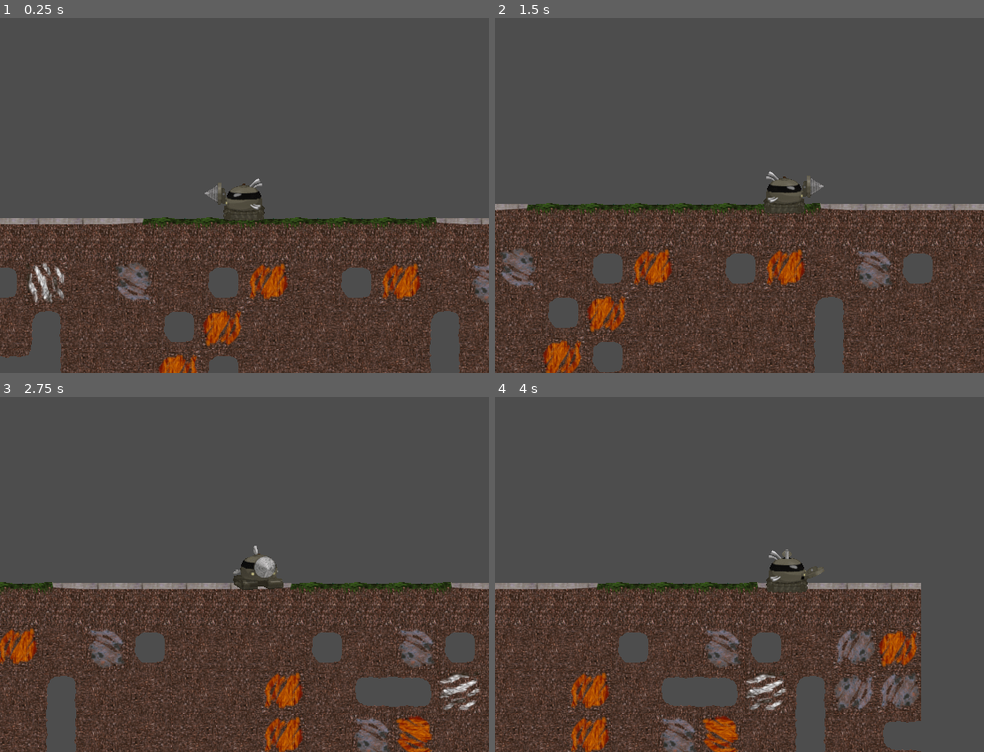
Above: before the commit, frames 1-4 (two rows, left to right).
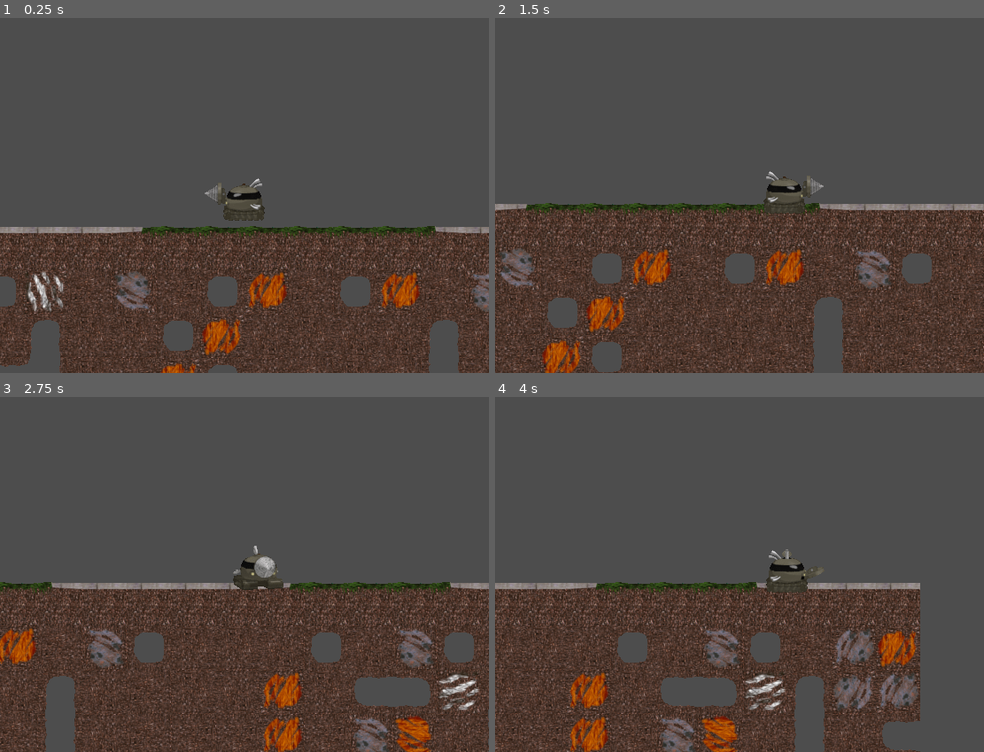
Above: after the commit, the same moments.

Repository: Luc-Reinders/Motherload-Definitive-Edition
Game: Godot game, scene res://scenes/flash motherload.tscn
Same seed, same stepped clock (60 frames per second), same inputs: the game is played once before the commit and once after it.
Inputs:
- Up to frame 1 (0.25 s): no input
- Up to frame 2 (1.5 s): hold D (move_right) from 0.53 s (still down); tap W (move_up) at 0.77 s
- Up to frame 3 (2.75 s): tap W (move_up) at 1.52 s; release D (move_right) at 2.03 s; hold A (move_left) from 2.03 s (still down)
- Up to frame 4 (4 s): release A (move_left) at 2.78 s; hold D (move_right) from 2.78 s (still down); tap W (move_up) at 3.02, 3.77 s

The runs differ from the first frame. In frame 1, 16% of the frame differs, in the area x 0-100%, y 56-100%; in frame 2, 7.2%; in frame 3, 7.3%; in frame 4, 6.5%.

Commit message:
Added collectable- and pod component classes

Diff:
--- a/scenes/flash motherload.tscn
+++ b/scenes/flash motherload.tscn
@@ -16,4 +16,4 @@
 script = ExtResource("3_4i2ti")
 
 [node name="Player" parent="." unique_id=25987061 instance=ExtResource("4_mfdnj")]
-position = Vector2(-1, -28)
+position = Vector2(0, -38)
--- a/scenes/player.tscn
+++ b/scenes/player.tscn
@@ -729,64 +729,84 @@
 script = ExtResource("3_qhqgy")
 initial_state = NodePath("Idle")
 
-[node name="Idle" type="Node" parent="State Machine" unique_id=98115100]
+[node name="Idle" type="Node" parent="State Machine" unique_id=98115100 node_paths=PackedStringArray("animated_sprite")]
 script = ExtResource("4_dqkch")
+animated_sprite = NodePath("../../AnimatedSprite")
 metadata/_custom_type_script = "uid://ljoqflgiu2ep"
 
-[node name="Move" type="Node" parent="State Machine" unique_id=475364052]
+[node name="Move" type="Node" parent="State Machine" unique_id=475364052 node_paths=PackedStringArray("animated_sprite", "player")]
 script = ExtResource("5_qlg0r")
+animated_sprite = NodePath("../../AnimatedSprite")
+player = NodePath("../..")
 metadata/_custom_type_script = "uid://jcy3vsg5ofdi"
 
-[node name="Flight" type="Node" parent="State Machine" unique_id=197385124]
+[node name="Flight" type="Node" parent="State Machine" unique_id=197385124 node_paths=PackedStringArray("player", "animated_sprite")]
 script = ExtResource("6_tuyoq")
+player = NodePath("../..")
+animated_sprite = NodePath("../../AnimatedSprite")
 metadata/_custom_type_script = "uid://l7h2c6evy4tw"
 
-[node name="TurnGround" type="Node" parent="State Machine" unique_id=1714789884]
+[node name="TurnGround" type="Node" parent="State Machine" unique_id=1714789884 node_paths=PackedStringArray("animated_sprite")]
 script = ExtResource("7_fjrip")
+animated_sprite = NodePath("../../AnimatedSprite")
 metadata/_custom_type_script = "uid://b7xsjy0jicfb4"
 
-[node name="TurnFlight" type="Node" parent="State Machine" unique_id=1750959808]
+[node name="TurnFlight" type="Node" parent="State Machine" unique_id=1750959808 node_paths=PackedStringArray("animated_sprite")]
 script = ExtResource("8_smehm")
+animated_sprite = NodePath("../../AnimatedSprite")
 metadata/_custom_type_script = "uid://cwqnlyw6g1wul"
 
-[node name="ExtendPropellerSideDrill" type="Node" parent="State Machine" unique_id=291786556]
+[node name="ExtendPropellerSideDrill" type="Node" parent="State Machine" unique_id=291786556 node_paths=PackedStringArray("animated_sprite")]
 script = ExtResource("9_ur7pv")
+animated_sprite = NodePath("../../AnimatedSprite")
 metadata/_custom_type_script = "uid://db2spkowjmd28"
 
-[node name="ExtendPropellerBottomDrill" type="Node" parent="State Machine" unique_id=1030469369]
+[node name="ExtendPropellerBottomDrill" type="Node" parent="State Machine" unique_id=1030469369 node_paths=PackedStringArray("animated_sprite")]
 script = ExtResource("10_a8ls1")
+animated_sprite = NodePath("../../AnimatedSprite")
 metadata/_custom_type_script = "uid://cg4w2q7gwyjkw"
 
-[node name="RetractPropellerBottomDrill" type="Node" parent="State Machine" unique_id=1656981421]
+[node name="RetractPropellerBottomDrill" type="Node" parent="State Machine" unique_id=1656981421 node_paths=PackedStringArray("animated_sprite")]
 script = ExtResource("11_fulsm")
+animated_sprite = NodePath("../../AnimatedSprite")
 metadata/_custom_type_script = "uid://croe55j57d1dk"
 
-[node name="RetractPropellerSideDrill" type="Node" parent="State Machine" unique_id=1346264747]
+[node name="RetractPropellerSideDrill" type="Node" parent="State Machine" unique_id=1346264747 node_paths=PackedStringArray("animated_sprite")]
 script = ExtResource("12_4r5pv")
+animated_sprite = NodePath("../../AnimatedSprite")
 metadata/_custom_type_script = "uid://bwi5ofc026ba2"
 
-[node name="RetractSideDrill" type="Node" parent="State Machine" unique_id=1022947321]
+[node name="RetractSideDrill" type="Node" parent="State Machine" unique_id=1022947321 node_paths=PackedStringArray("animated_sprite", "player")]
 script = ExtResource("10_y4r1p")
+animated_sprite = NodePath("../../AnimatedSprite")
+player = NodePath("../..")
 metadata/_custom_type_script = "uid://bwyqgpwklxc3y"
 
-[node name="RetractBottomDrill" type="Node" parent="State Machine" unique_id=710043150]
+[node name="RetractBottomDrill" type="Node" parent="State Machine" unique_id=710043150 node_paths=PackedStringArray("animated_sprite")]
 script = ExtResource("11_d2wvv")
+animated_sprite = NodePath("../../AnimatedSprite")
 metadata/_custom_type_script = "uid://bj8r36uwv33ja"
 
-[node name="ExtendSideDrill" type="Node" parent="State Machine" unique_id=1198767032]
+[node name="ExtendSideDrill" type="Node" parent="State Machine" unique_id=1198767032 node_paths=PackedStringArray("animated_sprite")]
 script = ExtResource("13_oprun")
+animated_sprite = NodePath("../../AnimatedSprite")
 metadata/_custom_type_script = "uid://8fy2gffcfkrk"
 
-[node name="ExtendBottomDrill" type="Node" parent="State Machine" unique_id=1220652867]
+[node name="ExtendBottomDrill" type="Node" parent="State Machine" unique_id=1220652867 node_paths=PackedStringArray("animated_sprite")]
 script = ExtResource("12_f1ej7")
+animated_sprite = NodePath("../../AnimatedSprite")
 metadata/_custom_type_script = "uid://df3eqj7as3spd"
 
-[node name="DrillDown" type="Node" parent="State Machine" unique_id=1128010573]
+[node name="DrillDown" type="Node" parent="State Machine" unique_id=1128010573 node_paths=PackedStringArray("animated_sprite", "player")]
 script = ExtResource("14_a8ls1")
+animated_sprite = NodePath("../../AnimatedSprite")
+player = NodePath("../..")
 metadata/_custom_type_script = "uid://dqeramwaqlydv"
 
-[node name="DrillSide" type="Node" parent="State Machine" unique_id=1912266988]
+[node name="DrillSide" type="Node" parent="State Machine" unique_id=1912266988 node_paths=PackedStringArray("animated_sprite", "player")]
 script = ExtResource("15_oprun")
+animated_sprite = NodePath("../../AnimatedSprite")
+player = NodePath("../..")
 metadata/_custom_type_script = "uid://cgqdsq70hynhh"
 
 [node name="Camera2D" type="Camera2D" parent="." unique_id=1300423187]
--- a/scripts/flash_motherload.gd
+++ b/scripts/flash_motherload.gd
@@ -1,4 +1,96 @@
 extends Node2D
 
-func _ready() -> void:
-	pass # Replace with function body.
+# Defining minerals
+static var IRONIUM: Collectable = Collectable.new("Ironium", 30, 10, Collectable.CollectableType.MINERAL)
+static var BRONZIUM: Collectable = Collectable.new("Bronzium", 60, 10, Collectable.CollectableType.MINERAL)
+static var SILVERIUM: Collectable = Collectable.new("Silverium", 100, 10, Collectable.CollectableType.MINERAL)
+static var GOLDIUM: Collectable = Collectable.new("Goldium", 250, 20, Collectable.CollectableType.MINERAL)
+static var PLATINIUM: Collectable = Collectable.new("Platinium", 750, 30, Collectable.CollectableType.MINERAL)
+static var EINSTEINIUM: Collectable = Collectable.new("Einsteinium", 2000, 40, Collectable.CollectableType.MINERAL)
+static var EMERALD: Collectable = Collectable.new("Emerald", 5000, 60, Collectable.CollectableType.MINERAL)
+static var RUBY: Collectable = Collectable.new("Ruby", 20000, 80, Collectable.CollectableType.MINERAL)
+static var DIAMOND: Collectable = Collectable.new("Diamond", 100000, 100, Collectable.CollectableType.MINERAL)
+static var AMAZONITE: Collectable = Collectable.new("Amazonite", 500000, 120, Collectable.CollectableType.MINERAL)
+# Array for easy access
+static var MINERALS: Array[Collectable] = [IRONIUM, BRONZIUM, SILVERIUM, GOLDIUM, PLATINIUM, EINSTEINIUM, EMERALD, RUBY, DIAMOND, AMAZONITE]
+
+# Defining artifacts
+static var DINOSAUR_BONES: Collectable = Collectable.new("Dinosaur Bones", 1000, -1, Collectable.CollectableType.ARTIFACT)
+static var TREASURE: Collectable = Collectable.new("Treasure", 5000, -1, Collectable.CollectableType.ARTIFACT)
+static var MARTIAN_SKELETON: Collectable = Collectable.new("Martian Skeleton", 10000, -1, Collectable.CollectableType.ARTIFACT)
+static var RELIGIOUS_ARTIFACT: Collectable = Collectable.new("Religious Artifact", 50000, -1, Collectable.CollectableType.ARTIFACT)
+# Array for easy access
+static var ARTIFACTS: Array[Collectable] = [DINOSAUR_BONES, TREASURE, MARTIAN_SKELETON, RELIGIOUS_ARTIFACT]
+
+## Gets the collectable variant of the given mineral/artifact tile. Returns null if the given tile
+## is not a mineral or artifact
+static func get_collectable_from_tile(tile: Vector2i) -> Collectable:
+	if Tiles.is_mineral_tile(tile):
+		return MINERALS[tile.y]
+	elif Tiles.is_artifact_tile(tile):
+		return ARTIFACTS[tile.y]
+	else:
+		return null
+
+
+
+
+# Defining pod components (upgrades)
+
+static var STOCK_DRILL: Drill = Drill.new("Stock Drill", 0, 2)
+static var SILVIDE_DRILL: Drill = Drill.new("Silvide Drill", 750, 2.8)
+static var GOLDIUM_DRILL: Drill = Drill.new("Goldium Drill", 2000, 4)
+static var EMERALD_DRILL: Drill = Drill.new("Emerald Drill", 5000, 5)
+static var RUBY_DRILL: Drill = Drill.new("Ruby Drill", 20000, 7)
+static var DIAMOND_DRILL: Drill = Drill.new("Diamond Drill", 100000, 9.5)
+static var AMAZONITE_DRILL: Drill = Drill.new("Amazonite Drill", 500000, 12)
+# Array for easy access
+static var DRILL_UPGRADES: Array[Drill] = [STOCK_DRILL, SILVIDE_DRILL, GOLDIUM_DRILL, EMERALD_DRILL, RUBY_DRILL, DIAMOND_DRILL, AMAZONITE_DRILL]
+
+static var STOCK_HULL: Hull = Hull.new("Stock Hull", 0, 10)
+static var IRONIUM_HULL: Hull = Hull.new("Ironium Hull", 750, 17)
+static var BRONZIUM_HULL: Hull = Hull.new("Bronzium Hull", 2000, 30)
+static var STEEL_HULL: Hull = Hull.new("Steel Hull", 5000, 50)
+static var PLATINIUM_HULL: Hull = Hull.new("Platinium Hull", 20000, 80)
+static var EINSTEINIUM_HULL: Hull = Hull.new("Einsteinium Hull", 100000, 120)
+static var ENERGY_SHIELDED_HULL: Hull = Hull.new("Energy-Shielded Hull", 500000, 180)
+# Array for easy access
+static var HULL_UPGRADES: Array[Hull] = [STOCK_HULL, IRONIUM_HULL, BRONZIUM_HULL, STEEL_HULL, PLATINIUM_HULL, EINSTEINIUM_HULL, ENERGY_SHIELDED_HULL]
+
+static var STOCK_ENGINE: PodEngine = PodEngine.new("Stock Engine", 0, 150)
+static var V4_1600_cc: PodEngine = PodEngine.new("V4 1600 cc", 750, 160)
+static var V4_20_LTR_TURBO: PodEngine = PodEngine.new("V4 2.0 Ltr Turbo", 2000, 170)
+static var V6_38_LTR: PodEngine = PodEngine.new("V6 3.8 Ltr", 5000, 180)
+static var V8_SUPERCHARGED_50_LTR: PodEngine = PodEngine.new("V8 Supercharged 5.0 Ltr", 20000, 190)
+static var V12_60_LTR: PodEngine = PodEngine.new("V12 6.0 Ltr", 100000, 200)
+static var V16_JAG_ENGINE: PodEngine = PodEngine.new("V16 Jag Engine", 500000, 210)
+# Array for easy access
+static var ENGINE_UPGRADES: Array[PodEngine] = [STOCK_ENGINE, V4_1600_cc, V4_20_LTR_TURBO, V6_38_LTR, V8_SUPERCHARGED_50_LTR, V12_60_LTR, V16_JAG_ENGINE]
+
+static var MICRO_TANK: FuelTank = FuelTank.new("Micro Tank", 0, 10)
+static var MEDIUM_TANK: FuelTank = FuelTank.new("Medium Tank", 750, 15)
+static var HUGE_TANK: FuelTank = FuelTank.new("Huge Tank", 2000, 25)
+static var GIGANTIC_TANK: FuelTank = FuelTank.new("Gigantic Tank", 5000, 40)
+static var TITANIC_TANK: FuelTank = FuelTank.new("Titanic Tank", 20000, 60)
+static var LEVIATHAN_TANK: FuelTank = FuelTank.new("Leviathan Tank", 100000, 100)
+static var LIQUID_COMPRESSION_TANK: FuelTank = FuelTank.new("Liquid Compression Tank", 500000, 150)
+# Array for easy access
+static var FUEL_TANK_UPGRADES: Array[FuelTank] = [MICRO_TANK, MEDIUM_TANK, HUGE_TANK, GIGANTIC_TANK, TITANIC_TANK, LEVIATHAN_TANK, LIQUID_COMPRESSION_TANK]
+
+static var STOCK_FAN: Radiator = Radiator.new("Stock Fan", 0, 1)
+static var DUAL_FANS: Radiator = Radiator.new("Dual Fans", 2000, 0.9)
+static var SINGLE_TURBINE: Radiator = Radiator.new("Single Turbine", 5000, 0.75)
+static var DUAL_TURBINES: Radiator = Radiator.new("Dual Turbines", 20000, 0.6)
+static var PURON_COOLING: Radiator = Radiator.new("Puron Cooling", 100000, 0.4)
+static var TRI_TURBINE_FREON_ARRAY: Radiator = Radiator.new("Tri-Turbine Freon Array", 500000, 0.2)
+# Array for easy access
+static var RADIATOR_UPGRADES: Array[Radiator] = [STOCK_FAN, DUAL_FANS, SINGLE_TURBINE, DUAL_TURBINES, PURON_COOLING, TRI_TURBINE_FREON_ARRAY]
+
+static var MICRO_BAY: Bay = Bay.new("Micro Bay", 0, 7)
+static var MEDIUM_BAY: Bay = Bay.new("Medium Bay", 750, 15)
+static var HUGE_BAY: Bay = Bay.new("Huge Bay", 2000, 25)
+static var GIGANTIC_BAY: Bay = Bay.new("Gigantic Bay", 5000, 40)
+static var TITANIC_BAY: Bay = Bay.new("Titanic Bay", 20000, 70)
+static var LEVIATHAN_BAY: Bay = Bay.new("Leviathan Bay", 100000, 120)
+# Array for easy access
+static var BAY_UPGRADES: Array[Bay] = [MICRO_BAY, MEDIUM_BAY, HUGE_BAY, GIGANTIC_BAY, TITANIC_BAY, LEVIATHAN_BAY]
--- /dev/null
+++ b/scripts/player/collectables/collectable.gd
@@ -0,0 +1,18 @@
+extends RefCounted
+class_name Collectable
+
+enum CollectableType {
+	MINERAL,
+	ARTIFACT
+}
+
+var name: String
+var base_value: int # in dollars
+var base_mass: int # in kilograms
+var type: CollectableType
+
+func _init(p_name: String, p_base_value: int, p_base_mass: int, p_type: CollectableType) -> void:
+	self.type = p_type
+	self.name = p_name
+	self.base_value = p_base_value
+	self.base_mass = p_base_mass
--- /dev/null
+++ b/scripts/player/movement/abstract_player_movement.gd
@@ -0,0 +1 @@
+extends Node
--- /dev/null
+++ b/scripts/player/pod_components/bay.gd
@@ -0,0 +1,8 @@
+extends PodComponent
+class_name Bay
+
+var base_size: int
+
+func _init(p_name: String, p_base_price: int, p_base_size: int):
+	super(p_name, p_base_price)
+	self.base_size = p_base_size
--- /dev/null
+++ b/scripts/player/pod_components/drill.gd
@@ -0,0 +1,8 @@
+extends PodComponent
+class_name Drill
+
+var base_drill_speed: float
+
+func _init(p_name: String, p_base_price: int, p_base_drill_speed: float):
+	super(p_name, p_base_price)
+	self.base_drill_speed = p_base_drill_speed
--- /dev/null
+++ b/scripts/player/pod_components/fuel_tank.gd
@@ -0,0 +1,8 @@
+extends PodComponent
+class_name FuelTank
+
+var base_capacity: int
+
+func _init(p_name: String, p_base_price: int, p_base_capacity: int):
+	super(p_name, p_base_price)
+	self.base_capacity = p_base_capacity
--- /dev/null
+++ b/scripts/player/pod_components/hull.gd
@@ -0,0 +1,8 @@
+extends PodComponent
+class_name Hull
+
+var base_health: int
+
+func _init(p_name: String, p_base_price: int, p_base_health: int):
+	super(p_name, p_base_price)
+	self.base_health = p_base_health
--- /dev/null
+++ b/scripts/player/pod_components/pod_component.gd
@@ -0,0 +1,9 @@
+extends RefCounted
+class_name PodComponent
+
+var name: String
+var base_price: int # in dollar
+
+func _init(p_name: String, p_base_price: int):
+	self.name = p_name
+	self.base_price = p_base_price
--- /dev/null
+++ b/scripts/player/pod_components/pod_engine.gd
@@ -0,0 +1,8 @@
+extends PodComponent
+class_name PodEngine
+
+var base_power: int
+
+func _init(p_name: String, p_base_price: int, p_base_power: int):
+	super(p_name, p_base_price)
+	self.base_power = p_base_power
--- /dev/null
+++ b/scripts/player/pod_components/radiator.gd
@@ -0,0 +1,8 @@
+extends PodComponent
+class_name Radiator
+
+var base_cooling_factor: float
+
+func _init(p_name: String, p_base_price: int, p_base_cooling_factor: float):
+	super(p_name, p_base_price)
+	self.base_cooling_factor = p_base_cooling_factor
--- a/scripts/states/player_drill_down_state.gd
+++ b/scripts/states/player_drill_down_state.gd
@@ -1,10 +1,8 @@
 extends State
 class_name PlayerDrillDownState
 
-# DONE
-
-@onready var animated_sprite : AnimatedSprite2D = $"../../AnimatedSprite"
-@onready var player : Player = $"../../../Player"
+@export var animated_sprite : AnimatedSprite2D
+@export var player : Player
 
 func enter():
 	animated_sprite.play("drill_down")
--- a/scripts/states/player_drill_side_state.gd
+++ b/scripts/states/player_drill_side_state.gd
@@ -1,10 +1,8 @@
 extends State
 class_name PlayerDrillSideState
 
-# NOT DONE AND IMPLEMENTED
-
-@onready var animated_sprite : AnimatedSprite2D = $"../../AnimatedSprite"
-@onready var player : Player = $"../../../Player"
+@export var animated_sprite : AnimatedSprite2D
+@export var player : Player
 
 func enter():
 	animated_sprite.play("drill_side")
--- a/scripts/states/player_extend_bottom_drill_state.gd
+++ b/scripts/states/player_extend_bottom_drill_state.gd
@@ -1,9 +1,7 @@
 extends State
 class_name PlayerExtendBottomDrillState
 
-# DONE
-
-@onready var animated_sprite : AnimatedSprite2D = $"../../AnimatedSprite"
+@export var animated_sprite : AnimatedSprite2D
 
 func enter():
 	animated_sprite.play("extend_bottom_drill")
--- a/scripts/states/player_extend_propeller_bottom_drill_state.gd
+++ b/scripts/states/player_extend_propeller_bottom_drill_state.gd
@@ -1,9 +1,7 @@
 extends State
 class_name PlayerExtendPropellerBottomDrillState
 
-# DONE
-
-@onready var animated_sprite : AnimatedSprite2D = $"../../AnimatedSprite"
+@export var animated_sprite : AnimatedSprite2D
 
 func enter():
 	animated_sprite.play("extend_propeller_bottom_drill")
--- a/scripts/states/player_extend_propeller_side_drill_state.gd
+++ b/scripts/states/player_extend_propeller_side_drill_state.gd
@@ -3,7 +3,7 @@
 
 # DONE
 
-@onready var animated_sprite : AnimatedSprite2D = $"../../AnimatedSprite"
+@export var animated_sprite : AnimatedSprite2D
 
 func enter():
 	animated_sprite.play("extend_propeller_side_drill")
--- a/scripts/states/player_extend_side_drill_state.gd
+++ b/scripts/states/player_extend_side_drill_state.gd
@@ -1,9 +1,7 @@
 extends State
 class_name PlayerExtendSideDrillState
 
-# DONE
-
-@onready var animated_sprite : AnimatedSprite2D = $"../../AnimatedSprite"
+@export var animated_sprite : AnimatedSprite2D
 
 func enter():
 	animated_sprite.play("extend_side_drill")
--- a/scripts/states/player_flight_state.gd
+++ b/scripts/states/player_flight_state.gd
@@ -1,10 +1,8 @@
 extends State
 class_name PlayerFlightState
 
-# HALF DONE
-
-@onready var player : Player = $"../../../Player"
-@onready var animated_sprite : AnimatedSprite2D = $"../../AnimatedSprite"
+@export var player : Player
+@export var animated_sprite : AnimatedSprite2D
 
 func enter():
 	animated_sprite.play("flight")
--- a/scripts/states/player_idle_state.gd
+++ b/scripts/states/player_idle_state.gd
@@ -3,7 +3,7 @@
 
 # DONE
 
-@onready var animated_sprite : AnimatedSprite2D = $"../../AnimatedSprite"
+@export var animated_sprite : AnimatedSprite2D
 
 func enter():
 	animated_sprite.play("idle")
--- a/scripts/states/player_move_state.gd
+++ b/scripts/states/player_move_state.gd
@@ -1,10 +1,8 @@
 extends State
 class_name PlayerMoveState
 
-# HALF DONE
-
-@onready var animated_sprite : AnimatedSprite2D = $"../../AnimatedSprite"
-@onready var player : Player = $"../../../Player"
+@export var animated_sprite : AnimatedSprite2D
+@export var player : Player
 
 func enter():
 	animated_sprite.play("move")
--- a/scripts/states/player_retract_bottom_drill_state.gd
+++ b/scripts/states/player_retract_bottom_drill_state.gd
@@ -1,9 +1,7 @@
 extends State
 class_name PlayerRetractBottomDrillState
 
-# DONE
-
-@onready var animated_sprite : AnimatedSprite2D = $"../../AnimatedSprite"
+@export var animated_sprite : AnimatedSprite2D
 
 func enter():
 	animated_sprite.play("retract_bottom_drill")
--- a/scripts/states/player_retract_propeller_bottom_drill.gd
+++ b/scripts/states/player_retract_propeller_bottom_drill.gd
@@ -1,9 +1,7 @@
 extends State
 class_name PlayerRetractPropellerBottomDrillState
 
-# DONE
-
-@onready var animated_sprite : AnimatedSprite2D = $"../../AnimatedSprite"
+@export var animated_sprite : AnimatedSprite2D
 
 func enter():
 	animated_sprite.play("retract_propeller_bottom_drill")
--- a/scripts/states/player_retract_propeller_side_drill.gd
+++ b/scripts/states/player_retract_propeller_side_drill.gd
@@ -1,9 +1,7 @@
 extends State
 class_name PlayerRetractPropellerSideDrillState
 
-# DONE
-
-@onready var animated_sprite : AnimatedSprite2D = $"../../AnimatedSprite"
+@export var animated_sprite : AnimatedSprite2D
 
 func enter():
 	animated_sprite.play("retract_propeller_side_drill")
--- a/scripts/states/player_retract_side_drill_state.gd
+++ b/scripts/states/player_retract_side_drill_state.gd
@@ -1,10 +1,8 @@
 extends State
 class_name PlayerRetractSideDrillState
 
-# DONE
-
-@onready var animated_sprite : AnimatedSprite2D = $"../../AnimatedSprite"
-@onready var player : Player = $"../../../Player"
+@export var animated_sprite : AnimatedSprite2D
+@export var player : Player
 
 func enter():
 	player.prepare_for_drilling_down()
--- a/scripts/states/player_turn_flight_state.gd
+++ b/scripts/states/player_turn_flight_state.gd
@@ -1,9 +1,7 @@
 extends State
 class_name PlayerTurnFlightState
 
-# DONE
-
-@onready var animated_sprite : AnimatedSprite2D = $"../../AnimatedSprite"
+@export var animated_sprite : AnimatedSprite2D
 
 func enter():
 	animated_sprite.play("turn_flight")
--- a/scripts/states/player_turn_ground_state.gd
+++ b/scripts/states/player_turn_ground_state.gd
@@ -1,9 +1,7 @@
 extends State
 class_name PlayerTurnGroundState
 
-# DONE
-
-@onready var animated_sprite : AnimatedSprite2D = $"../../AnimatedSprite"
+@export var animated_sprite : AnimatedSprite2D
 
 func enter():
 	animated_sprite.play("turn_ground")
Not shown: 2 places in scenes/player.tscn that only renumber resources
Not shown, added: scripts/player/collectables/collectable.gd.uid
Not shown, added: scripts/player/movement/abstract_player_movement.gd.uid
Not shown, added: scripts/player/pod_components/bay.gd.uid
Not shown, added: scripts/player/pod_components/drill.gd.uid
Not shown, added: scripts/player/pod_components/fuel_tank.gd.uid
Not shown, added: scripts/player/pod_components/hull.gd.uid
Not shown, added: scripts/player/pod_components/pod_component.gd.uid
Not shown, added: scripts/player/pod_components/pod_engine.gd.uid
Not shown, added: scripts/player/pod_components/radiator.gd.uid
